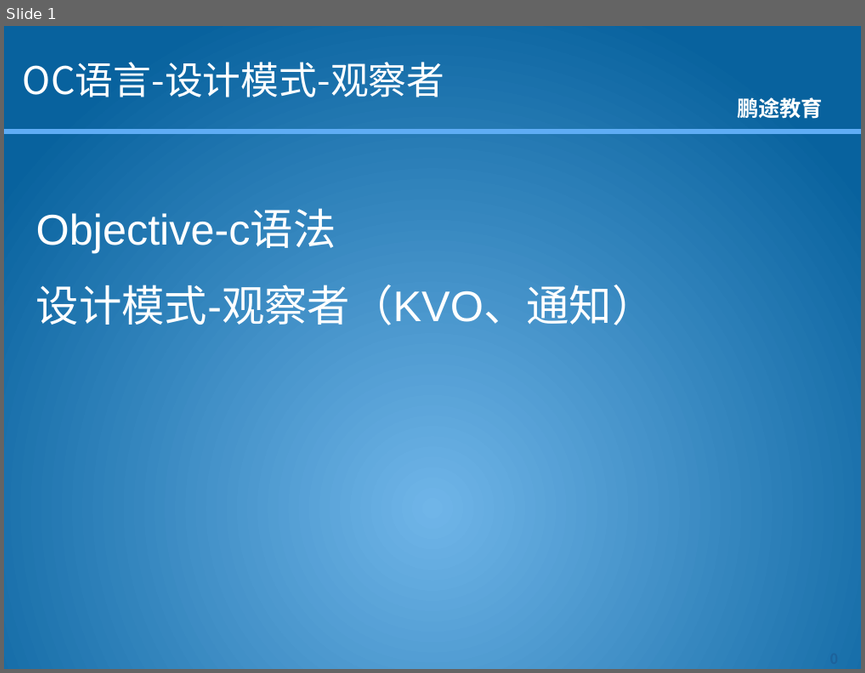
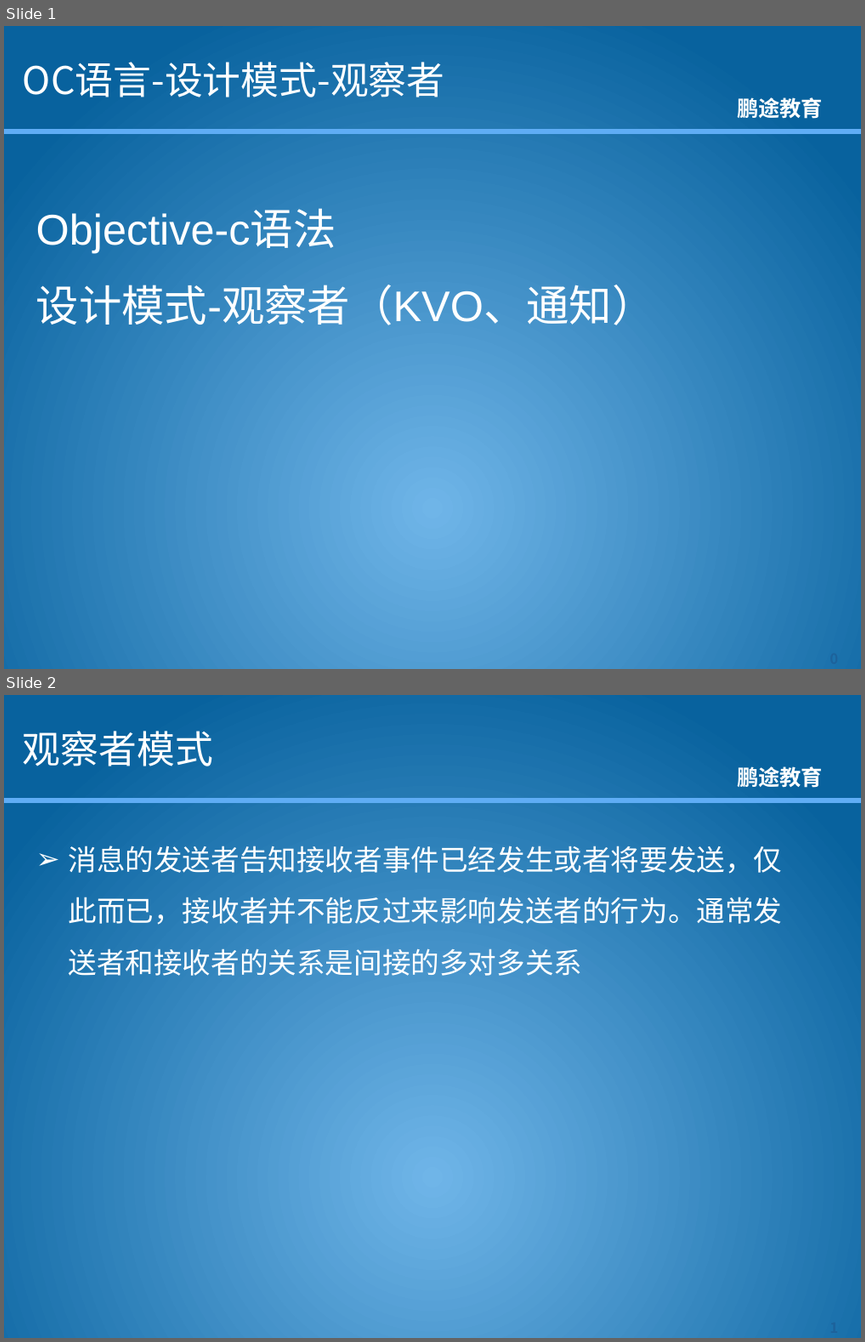
Before and after one commit to kkdmh77/gjh_baoche, a slide deck: 资料/课件/OC/OC语言-4.1-设计模式-观察者.pptx. Shown one above the other, each under a label of ours: slide 1 before the commit, slides 1 and 2 after it. The pictures are 865x673 and 865x1342 pixels, drawn with LibreOffice and Linux fonts; fonts in the diff are those of the drawing; background and template pictures are left out. Boxes give left, top, right and bottom in pixels: in the first picture for what was removed or moved away, otherwise in the second. Text is boxed around its words. In the diff, an @@ line names an element or a change of style, - is before the commit and + after.

```diff
--- a/资料/课件/OC/OC语言-4.1-设计模式-观察者.pptx
+++ b/资料/课件/OC/OC语言-4.1-设计模式-观察者.pptx
@@ slide 2 added at [4, 695, 861, 1338], background picture (left out); not listed: 2 template elements that a slide beside it also shows @@
@@ title added at [23, 731, 213, 766], 32 pt, text #FFFFFF @@
+观察者模式
@@ text added at [68, 845, 782, 975], 24 pt, text #FFFFFF @@
+➢ 消息的发送者告知接收者事件已经发生或者将要发送，仅此而已，接收者并不能反过来影响发送者的行为。通常发送者和接收者的关系是间接的多对多关系
@@ page number added at [796, 1313, 861, 1338], 12 pt, text #1D629B, bold @@
+1
```
Also in this commit, not shown: 18 other files.
